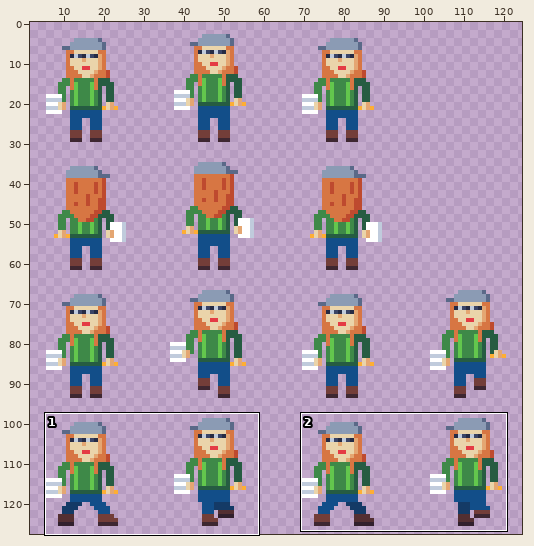
Pixel-art file -- assets/textures/characters/pubivisailija_naaras_32.aseprite. Above: a wide view before the commit, with the close-up outlined.
Close-up. As it was:
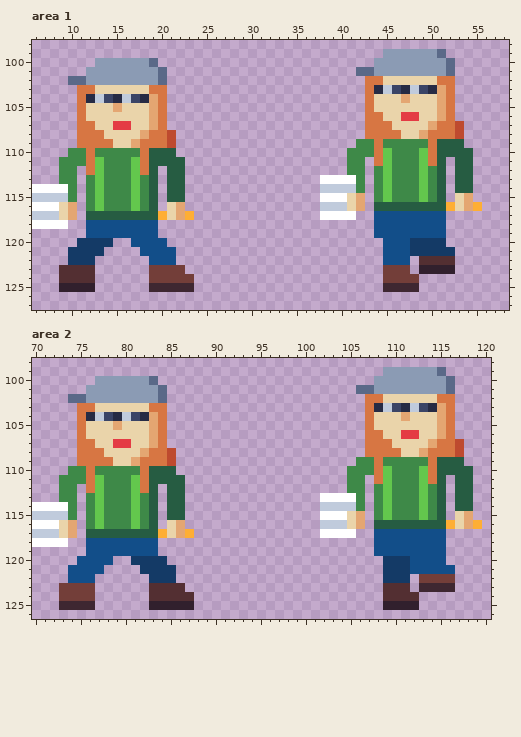
128x128 pixels, 1 frame. Shown: area 1: x 6..58, y 98..127; area 2: x 70..120, y 98..126. The wide view leaves out empty margins.
After the commit:
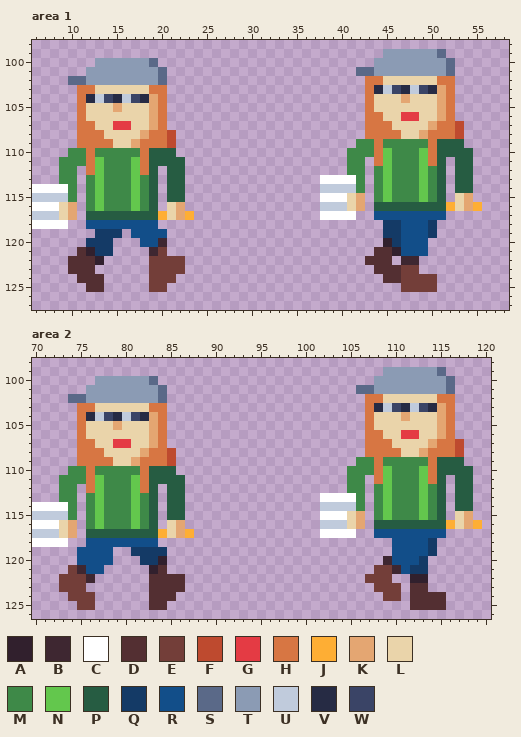
Palette (. is transparent): A #31202d  B #3e2731  C #ffffff  D #532f32  E #733e39  F #be4a2f  G #e43b44  H #d77643  J #feae34  K #e4a672  L #ead4aa  M #3e8948  N #63c74d  P #265c42  Q #143a66  R #124e89  S #5a6988  T #8b9bb4  U #c0cbdc  V #262b44  W #3a4466
Edits made:
Changed rows in their new state; - is an unchanged pixel.
Area 1:
first column x 9:
118 -----------------------------------.QQ---Q.-
119 ---.QQQ.---R-----------------------.QQ---Q.-
120 --.-----.--B------------------------AQ-RR..-
121 -.DA-Q---.BE.----------------------DDA-RR...
122 -DDDA-----EEEE--------------------DDD.BB....
123 .----------------------------------DDD-E....
124 ..--D--------..---------------------DD--EE--
125 ...DD-----EE...---------------------..EEEE--
Area 2:
first column x 73:
118 -----------------------------------..----Q.-
119 --R---..QQQQ-----------------------..----Q.-
120 --------.--A------------------------BRR-Q..-
121 -EB------.AD.----------------------EEBRQQ...
122 EEEB------DDDD--------------------EEE..AA...
123 ---.-------------------------------EEE.DD...
124 .------------..---------------------EE.-DDD-
125 ..EE------DD...---------------------...DDDD-
Boxes around the changes in both close-ups, in picture pixels (x1, y1, x2, y2):
changed: (365, 220, 455, 292)
changed: (59, 229, 194, 292)
changed: (365, 538, 455, 610)
changed: (59, 547, 194, 610)
